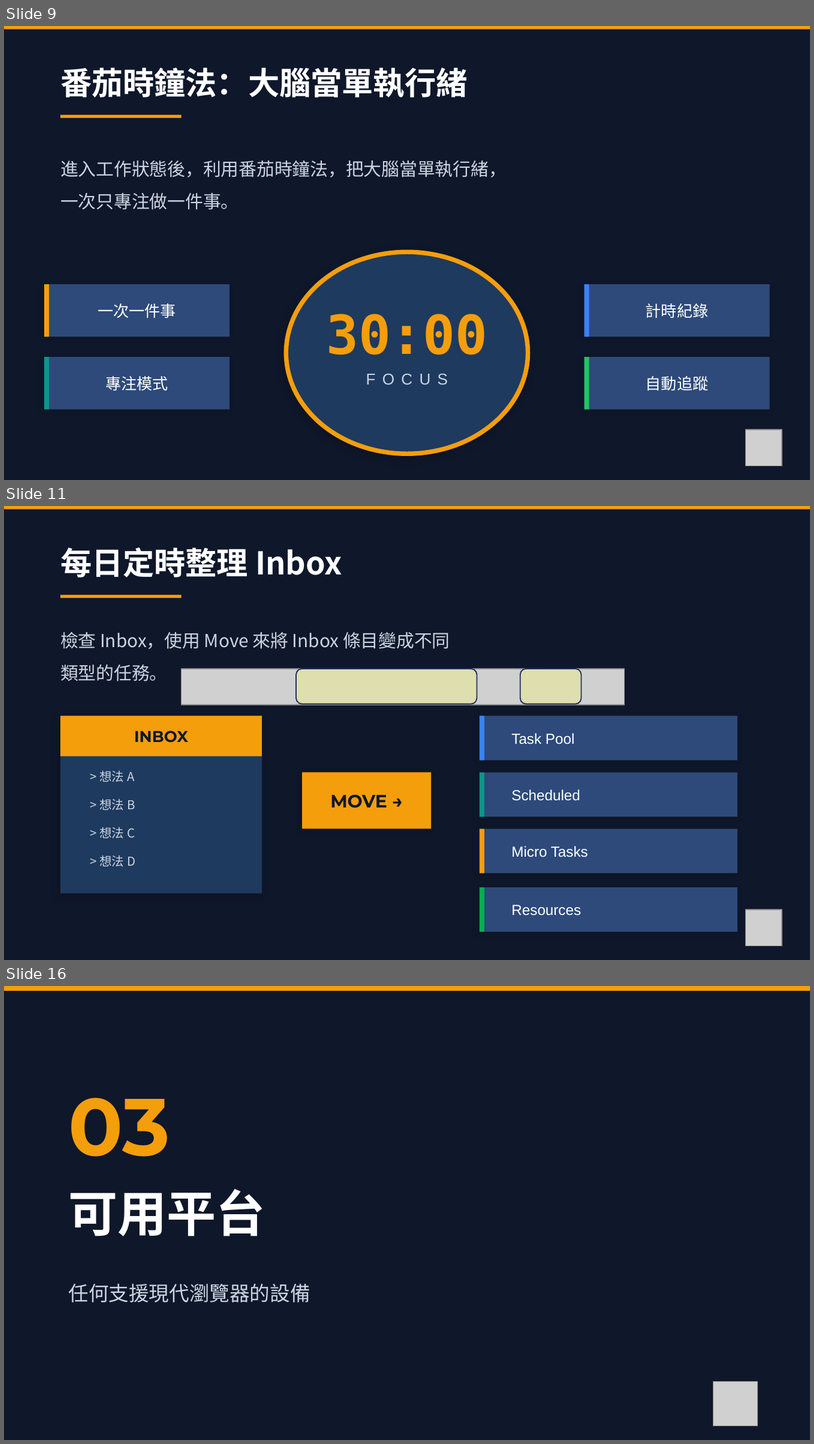
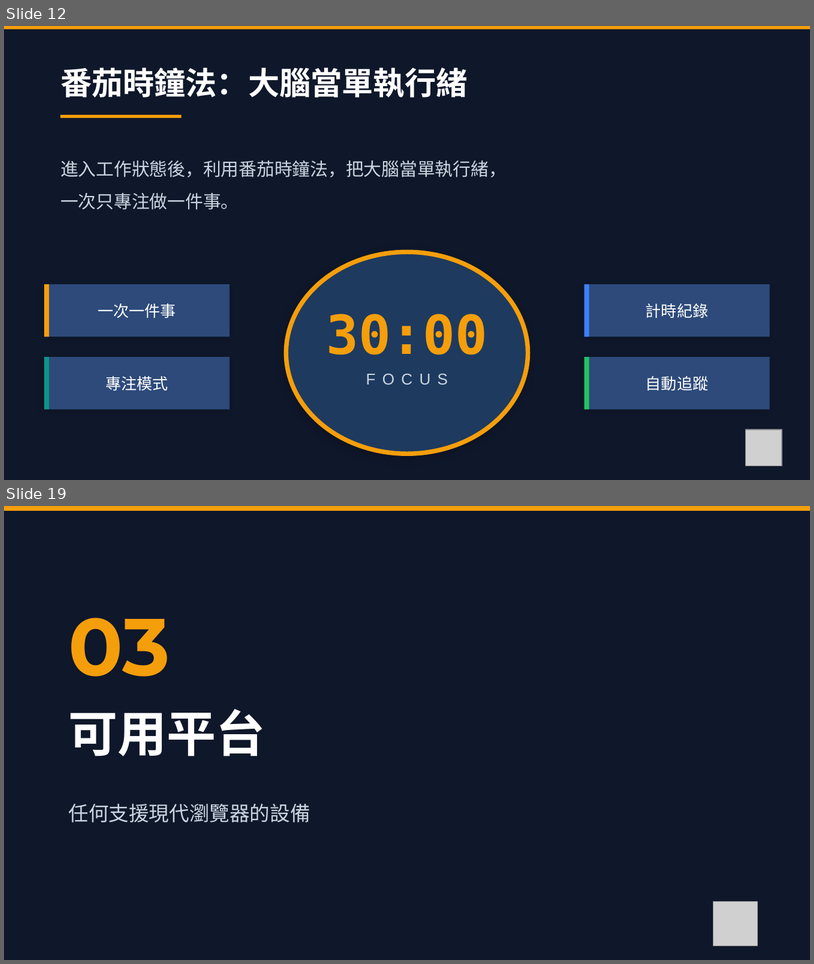
Before and after one commit to ychsue/NonBlockingLife, a slide deck: Discussion/Promotion/6mins/pictures.pptx. Shown one above the other, each under a label of ours: slides 9, 11 and 16 before the commit, slides 12 and 19 after it; the slides between them are not shown. The pictures are 814x1444 and 814x964 pixels, drawn with LibreOffice and Linux fonts; fonts in the diff are those of the drawing; grey boxes stand for pictures. Boxes give left, top, right and bottom in pixels: in the first picture for what was removed or moved away, otherwise in the second. Text is boxed around its words. In the diff, an @@ line names an element or a change of style, - is before the commit and + after.

```diff
--- a/Discussion/Promotion/6mins/pictures.pptx
+++ b/Discussion/Promotion/6mins/pictures.pptx
@@ slide 11 removed at (x1=4, y1=506, x2=810, y2=960), background #0F172A @@
@@ rectangle removed at (x1=4, y1=506, x2=810, y2=509) @@
@@ text removed at (x1=60, y1=547, x2=342, y2=577) @@
-每日定時整理 Inbox
@@ rectangle removed at (x1=60, y1=595, x2=182, y2=598) @@
@@ text removed at (x1=60, y1=632, x2=450, y2=681) @@
-檢查 Inbox，使用 Move 來將 Inbox 條目變成不同類型的任務。
@@ picture removed at (x1=182, y1=669, x2=625, y2=705) @@
@@ rounded rectangle removed at (x1=296, y1=669, x2=477, y2=705) @@
@@ rounded rectangle removed at (x1=520, y1=669, x2=581, y2=705) @@
@@ rectangle removed at (x1=60, y1=715, x2=262, y2=893) @@
@@ rectangle removed at (x1=60, y1=715, x2=262, y2=756) @@
@@ rectangle removed at (x1=480, y1=715, x2=738, y2=760) @@
@@ rectangle removed at (x1=480, y1=715, x2=485, y2=760) @@
@@ text removed at (x1=134, y1=730, x2=188, y2=742) @@
-INBOX
@@ text removed at (x1=512, y1=733, x2=575, y2=744) @@
-Task Pool
@@ text removed at (x1=99, y1=771, x2=134, y2=782) @@
-> 想法 A
@@ rectangle removed at (x1=302, y1=772, x2=431, y2=829) @@
@@ rectangle removed at (x1=480, y1=772, x2=738, y2=816) @@
@@ rectangle removed at (x1=480, y1=772, x2=485, y2=816) @@
@@ text removed at (x1=512, y1=789, x2=580, y2=801) @@
-Scheduled
@@ text removed at (x1=99, y1=799, x2=135, y2=810) @@
-> 想法 B
@@ text removed at (x1=330, y1=794, x2=387, y2=808) @@
-MOVE →
@@ text removed at (x1=99, y1=827, x2=135, y2=838) @@
-> 想法 C
@@ rectangle removed at (x1=480, y1=829, x2=738, y2=873) @@
@@ rectangle removed at (x1=480, y1=829, x2=485, y2=873) @@
@@ text removed at (x1=512, y1=846, x2=588, y2=857) @@
-Micro Tasks
@@ text removed at (x1=99, y1=855, x2=135, y2=867) @@
-> 想法 D
@@ rectangle removed at (x1=480, y1=888, x2=738, y2=932) @@
@@ rectangle removed at (x1=480, y1=888, x2=485, y2=932) @@
@@ text removed at (x1=512, y1=904, x2=581, y2=915) @@
-Resources
@@ picture removed at (x1=746, y1=909, x2=782, y2=945) @@
@@ what was slide 9 is now slide 12 @@
@@ what was slide 16 is now slide 19 @@
```
Also in this commit, not shown: 8 slides changed, 6 slides added, 2 other slides removed, 22 other files.
